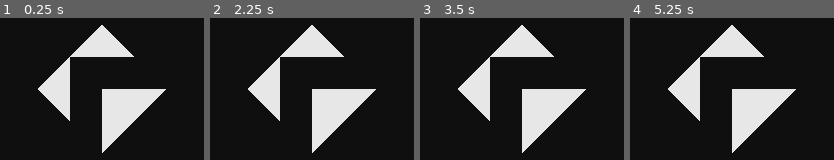
Above: before the commit, frames 1-4 (left to right).
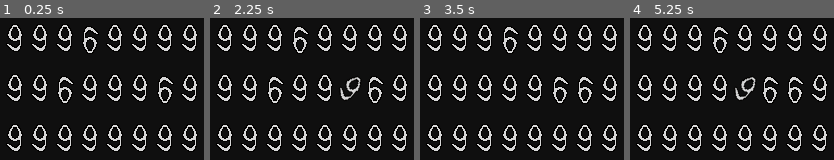
Above: after the commit, the same moments.

Repository: avodhel/project-team-test
Game: Godot game, scene res://Scenes/puzzle_screen/puzzle_screen.tscn
The game is run twice, just before and just after one commit, with the same random seed, the same clock (stepped at 60 frames per second) and the same inputs. Before the commit the project starts from res://Scenes/puzzle_fixsquare/puzzle_fixsquare.tscn.
Inputs (mouse positions are in pixels of both pictures, inside the frame that each line leads up to):
- Up to frame 1 (0.25 s): no input
- Up to frame 2 (2.25 s): tap Enter at 0.5, 2 s; drag from (312, 56) to (312, 121) at 0.52 s; tap Space at 1.25 s; drag from (312, 121) to (312, 56) at 1.27 s; move the mouse to (344, 89) at 2.02 s; click (344, 89) at 2.17 s
- Up to frame 3 (3.5 s): tap Space at 2.75 s; drag from (489, 89) to (522, 121) at 2.77 s
- Up to frame 4 (5.25 s): tap Enter at 3.5 s; move the mouse to (815, 118) at 3.52 s; click (815, 118) at 3.67 s; tap Space at 4.25 s; drag from (650, 59) to (764, 89) at 4.27 s; move the mouse to (746, 89) at 5.02 s; click (746, 89) at 5.17 s

The runs differ from the first frame. In frame 1, 22% of the frame differs, in the area x 3-97%, y 4-96%; in frame 2, 22%; in frame 3, 21%; in frame 4, 22%.

Commit message:
added puzzle screen to rule all puzzles

Diff:
--- /dev/null
+++ b/Project Team Test/Scenes/puzzle_screen/puzzle_screen.tscn
@@ -0,0 +1,11 @@
+[gd_scene load_steps=6 format=2]
+
+[ext_resource path="res://Scripts/puzzle_screen/puzzle_screen.gd" type="Script" id=1]
+[ext_resource path="res://Scenes/puzzle_dragcircles/puzzle_dragcircles.tscn" type="PackedScene" id=2]
+[ext_resource path="res://Scenes/puzzle_findall6sor9s/puzzle_findall6sor9s.tscn" type="PackedScene" id=3]
+[ext_resource path="res://Scenes/puzzle_fixsquare/puzzle_fixsquare.tscn" type="PackedScene" id=4]
+[ext_resource path="res://Scenes/puzzle_matchcolorandtext/puzzle_matchcolorandtext.tscn" type="PackedScene" id=5]
+
+[node name="puzzle_screen" type="Node2D"]
+script = ExtResource( 1 )
+puzzles = [ ExtResource( 2 ), ExtResource( 3 ), ExtResource( 4 ), ExtResource( 5 ) ]
--- a/Project Team Test/Scripts/puzzle_dragcircles/puzzle_dragcircles.gd
+++ b/Project Team Test/Scripts/puzzle_dragcircles/puzzle_dragcircles.gd
@@ -1,4 +1,6 @@
 extends Node2D
+
+signal puzzle_finished(event)
 
 onready var long_obstacle = $Long_Obstacle
 onready var short_obstacle = $Short_Obstacle
@@ -9,13 +11,7 @@
 	short_obstacle.connect("puzzle_checking", self, "puzzle_checker")
 
 func puzzle_checker(event) -> void:
-	if event == "failed":
-		get_tree().paused = true
-	yield(get_tree().create_timer(0.6), "timeout")
-	#remove all child nodes
-	for child in get_children():
-		child.queue_free()
-	print(event)
+	emit_signal("puzzle_finished", "create_new_puzzle")
 
 func _on_point_area_body_entered(body):
 	#when circle1 reachs to the success point
--- a/Project Team Test/Scripts/puzzle_findall6sor9s/puzzle_findall6sor9s.gd
+++ b/Project Team Test/Scripts/puzzle_findall6sor9s/puzzle_findall6sor9s.gd
@@ -1,4 +1,6 @@
 extends Node2D
+
+signal puzzle_finished(event)
 
 export (PackedScene) var six_or_nine
 
@@ -30,6 +32,7 @@
 		current_numbers.append(positions.get_child(number).get_child(0).number)
 	if current_numbers.has(less_number) == false:
 		print("puzzle finished")
+		emit_signal("puzzle_finished", "create_new_puzzle")
 
 #which number gonna be less 6 or 9?
 func _select_less_number():
@@ -60,7 +63,6 @@
 		var choosen_place = places[randi() % places.size()]
 		places.erase(choosen_place)
 		choosen_places.append(choosen_place)
-	print(choosen_places)
 	return choosen_places
 
 #instance number according to value and set it to place
--- a/Project Team Test/Scripts/puzzle_fixsquare/puzzle_fixsquare.gd
+++ b/Project Team Test/Scripts/puzzle_fixsquare/puzzle_fixsquare.gd
@@ -1,4 +1,6 @@
 extends Node2D
+
+signal puzzle_finished(event)
 
 onready var pieces = $square_pieces
 
@@ -21,6 +23,6 @@
 	success_controls.clear()
 	for piece in pieces.get_children():
 		success_controls.append(piece.success_control)
-	print(success_controls)
 	if success_controls.has(false) == false:
 		print("puzzle finished")
+		emit_signal("puzzle_finished", "create_new_puzzle")
--- a/Project Team Test/Scripts/puzzle_matchcolorandtext/puzzle_matchcolorandtext.gd
+++ b/Project Team Test/Scripts/puzzle_matchcolorandtext/puzzle_matchcolorandtext.gd
@@ -1,4 +1,6 @@
 extends Node2D
+
+signal puzzle_finished(event)
 
 export (PackedScene) var circle_and_text
 
@@ -26,5 +28,5 @@
 
 #stop puzzle when clicked to circle
 func stop_puzzle():
-	ins_circle_and_text.queue_free()
 	puzzle_timer.stop()
+	emit_signal("puzzle_finished", "create_new_puzzle")
--- /dev/null
+++ b/Project Team Test/Scripts/puzzle_screen/puzzle_screen.gd
@@ -0,0 +1,32 @@
+extends Node2D
+
+export (Array, PackedScene) var puzzles
+
+var ins_puzzle
+var puzzle_no
+
+func _ready():
+	puzzle_selector("create_first_puzzle")
+
+#select new puzzle after currrent puzzle finished
+func puzzle_selector(event) -> void:
+	randomize()
+	var rand_puzzle_no = randi() % puzzles.size()
+	if event == "create_first_puzzle":
+		_puzzle_creater(rand_puzzle_no)
+	elif event == "create_new_puzzle":
+		if rand_puzzle_no != puzzle_no:
+			yield(get_tree().create_timer(0.3), "timeout")
+			ins_puzzle.queue_free()
+			yield(get_tree().create_timer(1), "timeout")
+			_puzzle_creater(rand_puzzle_no)
+		else:
+			puzzle_selector("create_new_puzzle")
+
+#create new puzzle according to puzzle number
+func _puzzle_creater(rand_puzzle_no) -> void:
+		puzzle_no = rand_puzzle_no
+		var puzzle = puzzles[rand_puzzle_no]
+		ins_puzzle = puzzle.instance()
+		ins_puzzle.connect("puzzle_finished", self, "puzzle_selector")
+		add_child(ins_puzzle)
--- a/Project Team Test/project.godot
+++ b/Project Team Test/project.godot
@@ -16,7 +16,7 @@
 [application]
 
 config/name="Project Team Test"
-run/main_scene="res://Scenes/puzzle_fixsquare/puzzle_fixsquare.tscn"
+run/main_scene="res://Scenes/puzzle_screen/puzzle_screen.tscn"
 config/icon="res://icon.png"
 
 [display]
